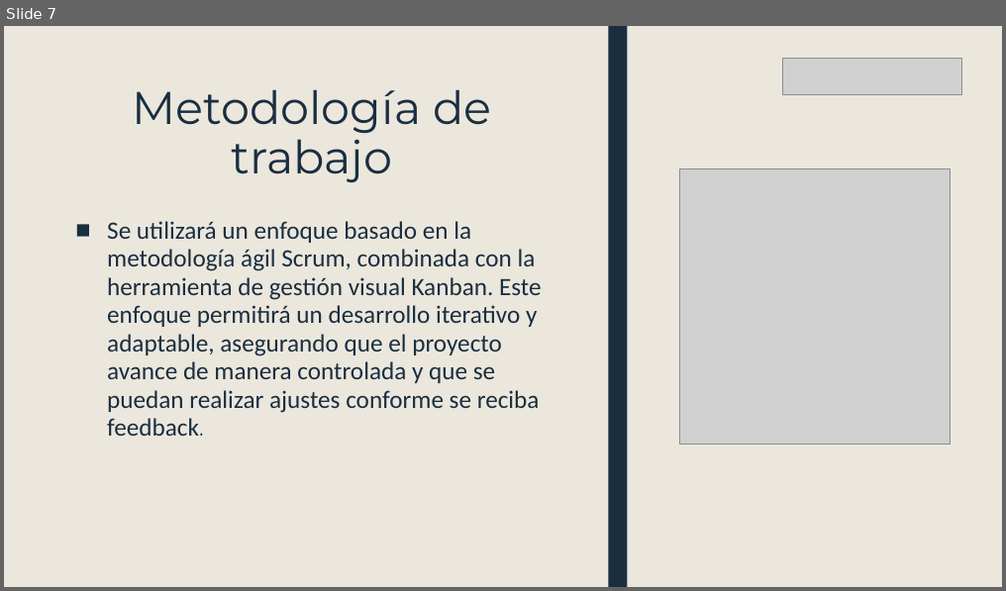
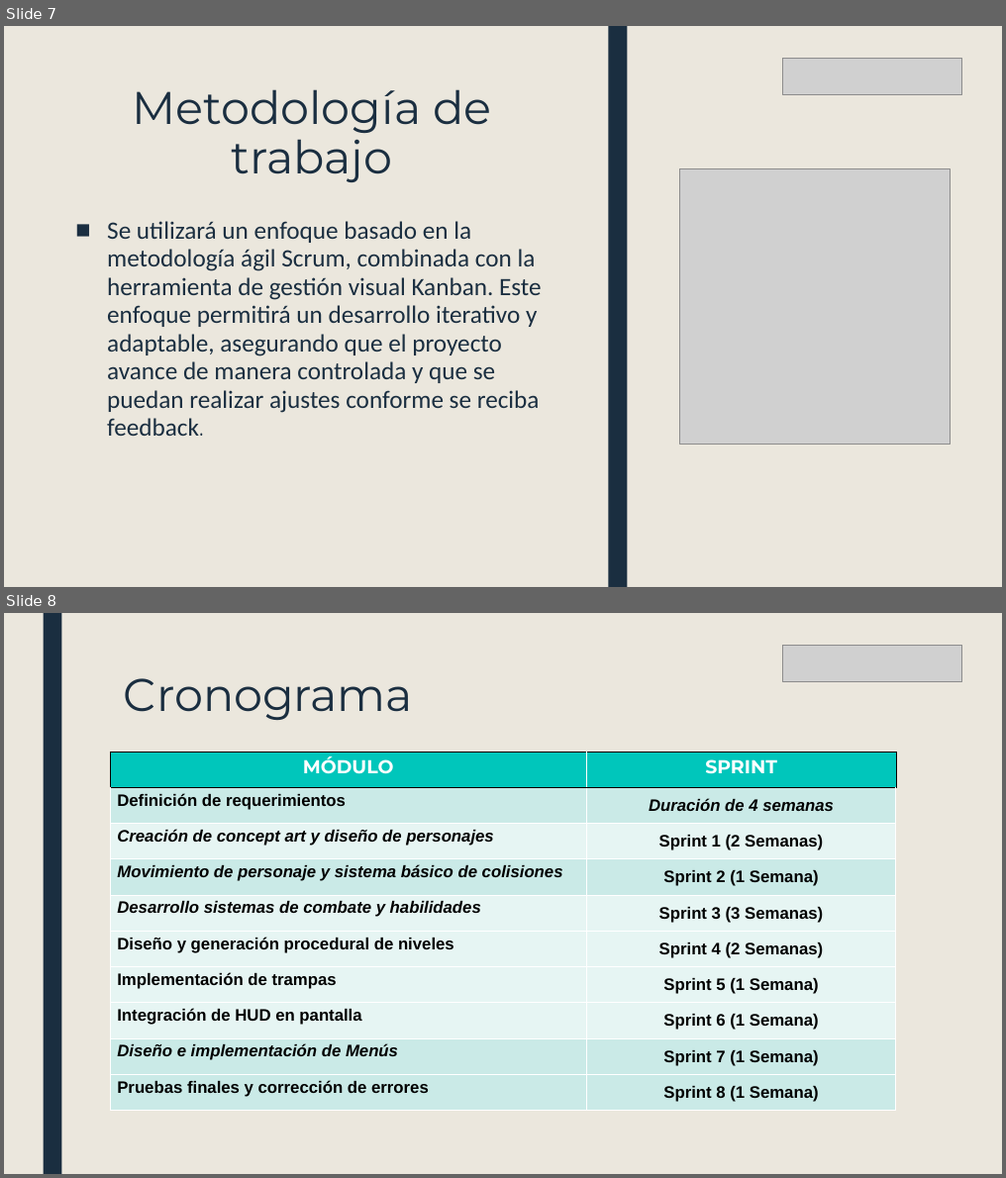
Before and after one commit to ruinedbird/github-capstone, a slide deck: Fase 3/Evidencias grupales/Capstone Roguelike.pptx. Shown one above the other, each under a label of ours: slide 7 before the commit, slides 7 and 8 after it. The pictures are 1006x591 and 1006x1178 pixels, drawn with LibreOffice and Linux fonts; fonts in the diff are those of the drawing; grey boxes stand for pictures. Boxes give left, top, right and bottom in pixels: in the first picture for what was removed or moved away, otherwise in the second. Text is boxed around its words. In the diff, an @@ line names an element or a change of style, - is before the commit and + after.

```diff
--- a/Fase 3/Evidencias grupales/Capstone Roguelike.pptx
+++ b/Fase 3/Evidencias grupales/Capstone Roguelike.pptx
@@ slide 8 added at (4, 613, 1002, 1174), background #EBE7DD; not listed: 1 template element that a slide beside it also shows @@
@@ picture added at (782, 645, 962, 682) @@
@@ title added at (124, 678, 413, 720), 44 pt, text #1A2E40 @@
+Cronograma
@@ table added at (110, 752, 896, 1106), 10 rows, 2 columns @@
+MÓDULO | SPRINT
+Definición de requerimientos | Duración de 4 semanas
+Creación de concept art y diseño de personajes | Sprint 1 (2 Semanas)
+Movimiento de personaje y sistema básico de colisiones | Sprint 2 (1 Semana)
+Desarrollo sistemas de combate y habilidades | Sprint 3 (3 Semanas)
+Diseño y generación procedural de niveles | Sprint 4 (2 Semanas)
+Implementación de trampas | Sprint 5 (1 Semana)
+Integración de HUD en pantalla | Sprint 6 (1 Semana)
+Diseño e implementación de Menús | Sprint 7 (1 Semana)
+Pruebas finales y corrección de errores | Sprint 8 (1 Semana)
```
Also in this commit, not shown: 8 other slides changed, 5 other slides added, 6 slides removed.
